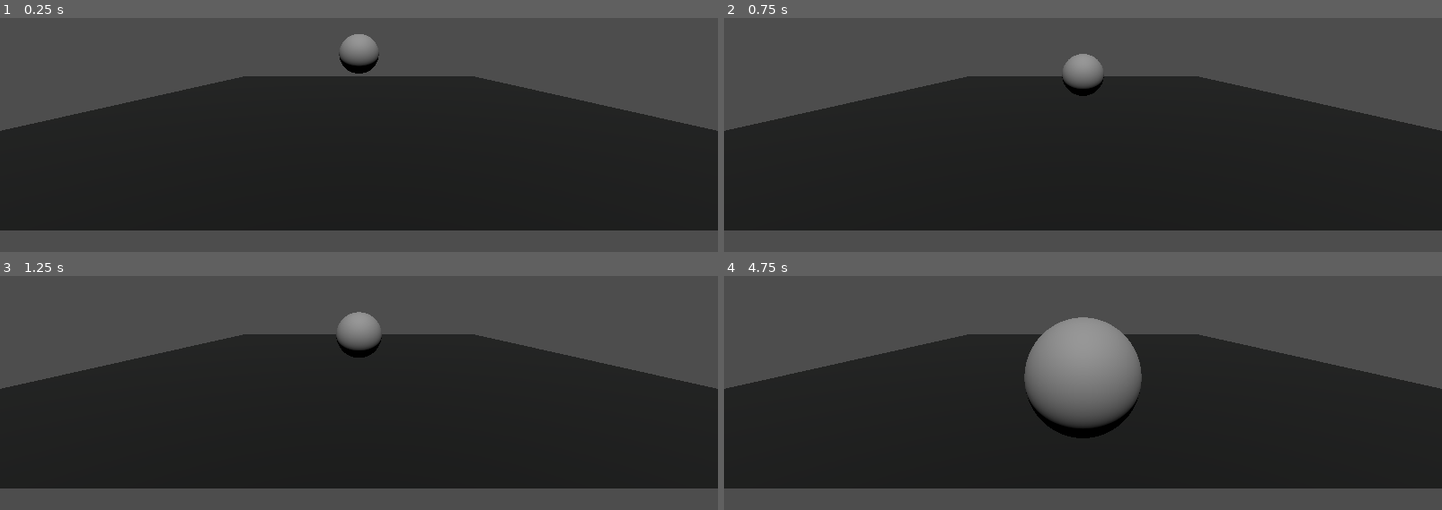
Above: before the commit, frames 1-4 (two rows, left to right).
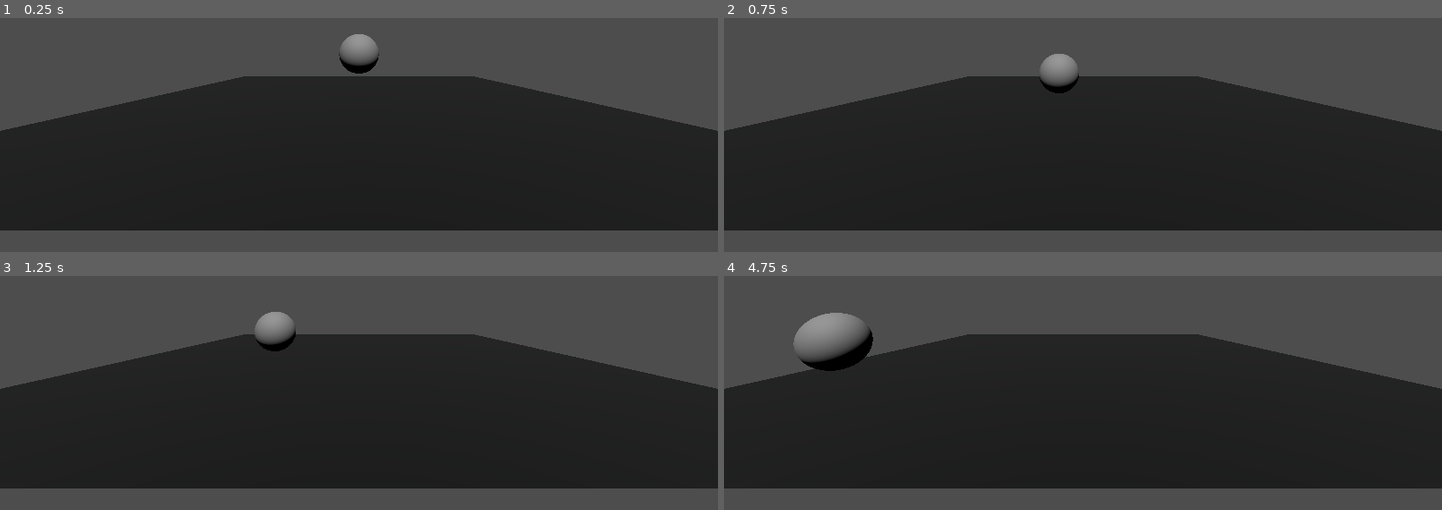
Above: after the commit, the same moments.

Repository: motionnblur/3d-prototype-godot
Game: Godot game, scene res://node_3d.tscn
Same seed, same stepped clock (60 frames per second), same inputs: the game is played once before the commit and once after it. The project has no main scene, so this scene is started directly.
Inputs:
- Up to frame 1 (0.25 s): no input
- Up to frame 2 (0.75 s): hold A (KEY_A) from 0.53 s (still down)
- Up to frame 3 (1.25 s): keep holding A (KEY_A); tap D (KEY_D) at 0.8 s
- Up to frame 4 (4.75 s): release A (KEY_A) at 1.28 s; tap D (KEY_D) at 1.35, 3.8, 4.35 s; tap S (KEY_S) at 1.55, 4.55 s; hold S (KEY_S) 2.03-2.78 s; tap W (KEY_W) at 2.3, 2.85 s; tap A (KEY_A) at 3.05 s; hold A (KEY_A) 3.53-4.28 s

Frame 1 is identical in both runs. In frame 2, 1.1% of the frame differs, in the area x 43-53%, y 15-34%; in frame 3, 1.5%; in frame 4, 7.9%, in the area x 9-59%, y 15-70%.

Commit message:
Add movement with keyboard

Diff:
--- a/node_3d.tscn
+++ b/node_3d.tscn
@@ -24,7 +24,7 @@
 contact_monitor = true
 max_contacts_reported = 1
 script = ExtResource("1_fxaeq")
-speed = 1.0
+speed = 3.0
 
 [node name="CollisionShape3D" type="CollisionShape3D" parent="sphere"]
 shape = SubResource("SphereShape3D_ydlkx")
--- a/sphere.gd
+++ b/sphere.gd
@@ -1,17 +1,21 @@
 extends RigidBody3D
 
 
-#func _ready() -> void:
-	#pass
-
 @export var speed: float
-
 var collided: bool = false
 
 func _process(delta: float) -> void:
 	if !collided:
 		return
-	position += basis.z*speed*delta
+
+	if Input.is_action_pressed("KEY_W"):
+		position -= global_basis.z * speed * delta
+	elif Input.is_action_pressed("KEY_S"):
+		position += global_basis.z * speed * delta
+	elif Input.is_action_pressed("KEY_A"):
+		position -= global_basis.x * speed * delta
+	elif Input.is_action_pressed("KEY_D"):
+		position += global_basis.x * speed * delta
 
 
 func _on_body_shape_entered(body_rid: RID, body: Node, body_shape_index: int, local_shape_index: int) -> void:
